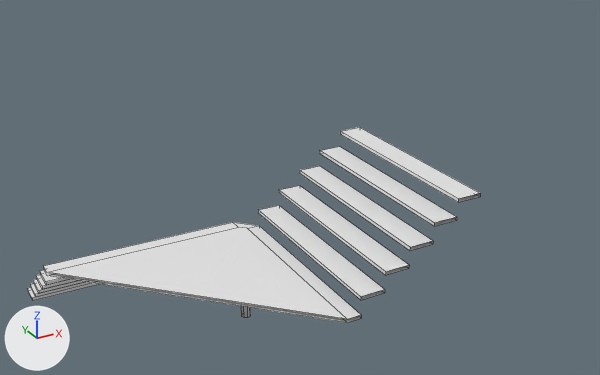
The FBX model LaboratoryEscapeGame/Assets/Resources/fbx/map/Stairs.fbx as it was, and as the next commit left it.
Both versions are drawn from a camera (50 mm lens) standing at (-6.66, -7.2, 7.02) and looking at (-1.35, 2.44, 2.2). Lighting does not change. The marker at lower left points along +X, +Y and +Z. Mesh edges are drawn as thin lines. Objects named as collision shapes, trigger or cutter boxes, shadow casters or lower levels of detail are left out. Where no turn or scale is listed for an object, it has been applied to the vertices.

Objects in the first picture: 'Stairs'.
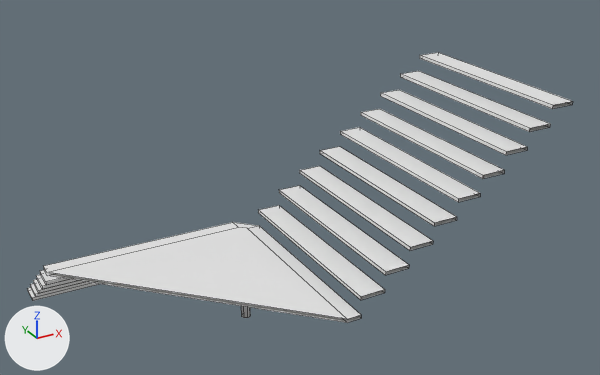
Changed parts and their boxes (x1, y1, x2, y2) in the pictures (600 x 375 px):
```json
{"object": "Stairs", "change": "reshaped", "before": [27, 127, 480, 323], "after": [27, 52, 573, 323], "on screen": "20% wider, 38% taller"}
{"part": 1, "of": "me_plane_040", "change": "added", "after": [361, 109, 504, 179]}
{"part": 2, "of": "me_plane_040", "change": "added", "after": [380, 90, 527, 155]}
{"part": 3, "of": "me_plane_040", "change": "added", "after": [400, 71, 550, 132]}
{"part": 4, "of": "me_plane_040", "change": "added", "after": [420, 52, 573, 109]}
```

Scene script edits in JSON lines:
```json
{"block": "me_plane_040", "where": "me_plane_040.from_pydata(...)  # 112 vertices, 71 faces; spans x 0.08..4.95, y 0.08..4.95, z 0.0..2.75"}
{"block": "me_plane_040", "where": "# used by ob_stairs; location = (-5.0, 0.0, 0.0)"}
{"block": "me_plane_040", "change": "me_plane_040 part 1: the loose piece of 8 vertices spanning x 4.6..4.95, y 0.1..2.92, z 2.7..2.75 is copied, and the copy is moved by (0.36, 0.0, 0.24); it spans x 4.96..5.31, y 0.1..2.92, z 2.94..2.99"}
{"block": "me_plane_040", "change": "me_plane_040 part 2: the loose piece of 8 vertices spanning x 4.6..4.95, y 0.1..2.92, z 2.7..2.75 is copied, and the copy is moved by (0.71, 0.0, 0.49); it spans x 5.31..5.66, y 0.1..2.92, z 3.19..3.24"}
{"block": "me_plane_040", "change": "me_plane_040 part 3: the loose piece of 8 vertices spanning x 4.6..4.95, y 0.1..2.92, z 2.7..2.75 is copied, and the copy is moved by (1.06, 0.0, 0.74); it spans x 5.66..6.01, y 0.1..2.92, z 3.44..3.49"}
{"block": "me_plane_040", "change": "me_plane_040 part 4: the loose piece of 8 vertices spanning x 4.6..4.95, y 0.1..2.92, z 2.7..2.75 is copied, and the copy is moved by (1.41, 0.0, 0.99); it spans x 6.01..6.36, y 0.1..2.92, z 3.69..3.74"}
```
